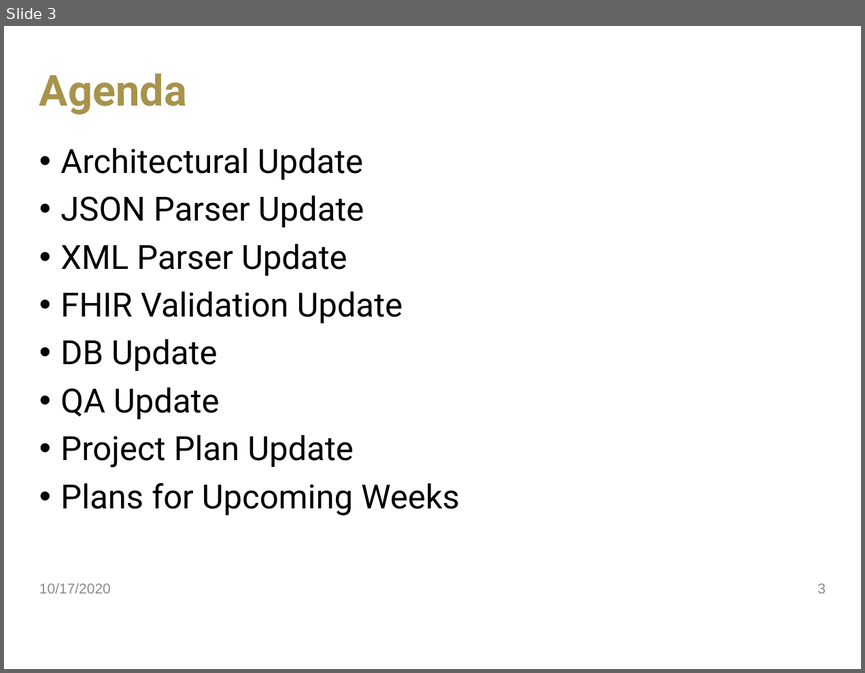
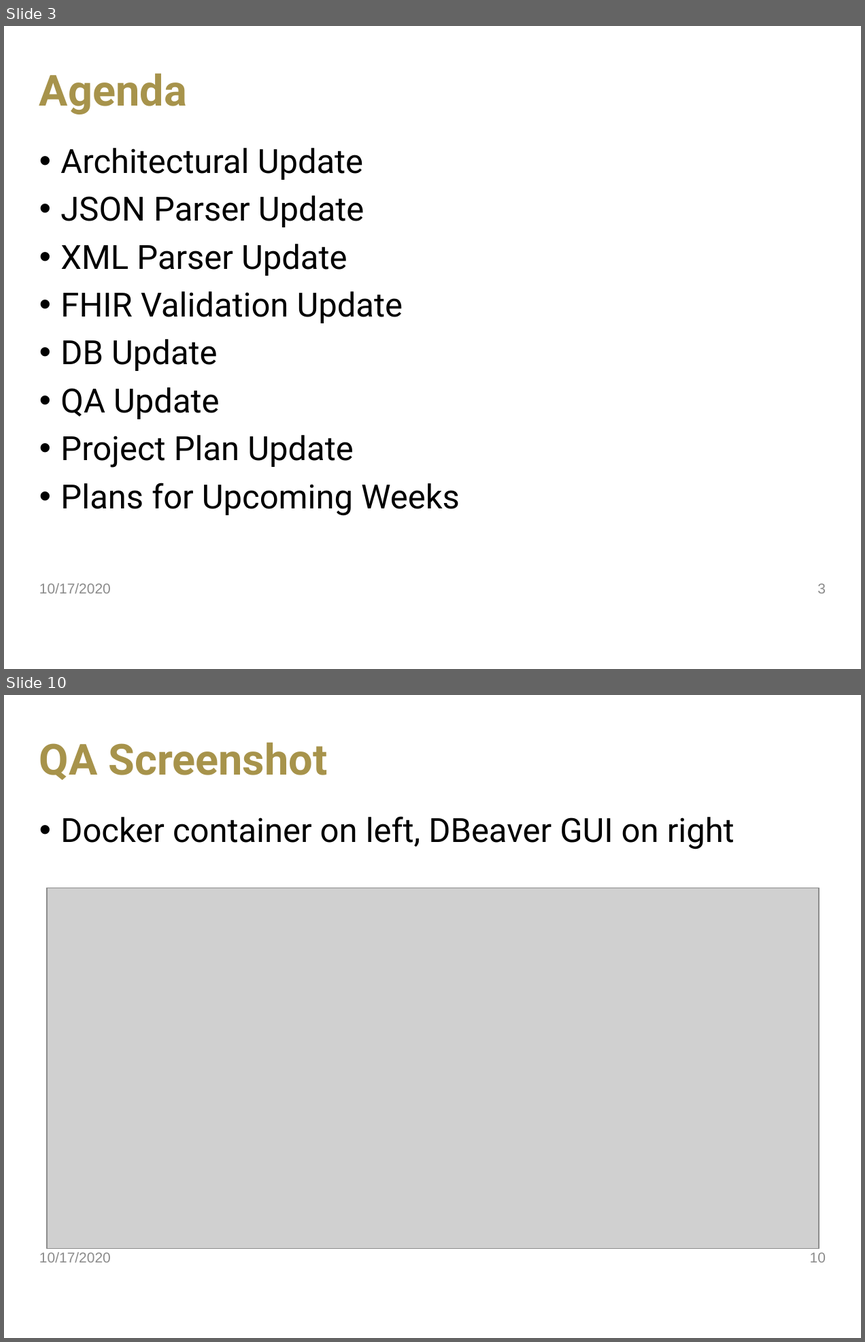
Before and after one commit to jdavis470/National-Firefighter-Registry, a slide deck: collateral/Team 55 Sprint 4.pptx. Shown one above the other, each under a label of ours: slide 3 before the commit, slides 3 and 10 after it; the slides between them are not shown. The pictures are 865x673 and 865x1342 pixels, drawn with LibreOffice and Linux fonts; fonts in the diff are those of the drawing; grey boxes stand for pictures; background and template pictures are left out. Boxes give left, top, right and bottom in pixels: in the first picture for what was removed or moved away, otherwise in the second. Text is boxed around its words. In the diff, an @@ line names an element or a change of style, - is before the commit and + after.

```diff
--- a/collateral/Team 55 Sprint 4.pptx
+++ b/collateral/Team 55 Sprint 4.pptx
@@ slide 10 added at [4,695,861,1338], background picture (left out) @@
@@ title added at [39,742,328,780], 36 pt, text #A7934B, bold @@
+QA Screenshot
@@ text added at [60,816,734,849], 28 pt, text #000000 @@
+• Docker container on left, DBeaver GUI on right
@@ picture added at [47,888,819,1249] @@
@@ text added at [39,1252,111,1262], 12 pt, text #8C8C8C @@
+10/17/2020
@@ page number added at [810,1252,825,1262], 12 pt, text #8C8C8C @@
+10
```
Also in this commit, not shown: 8 slides changed, 1 other file.
